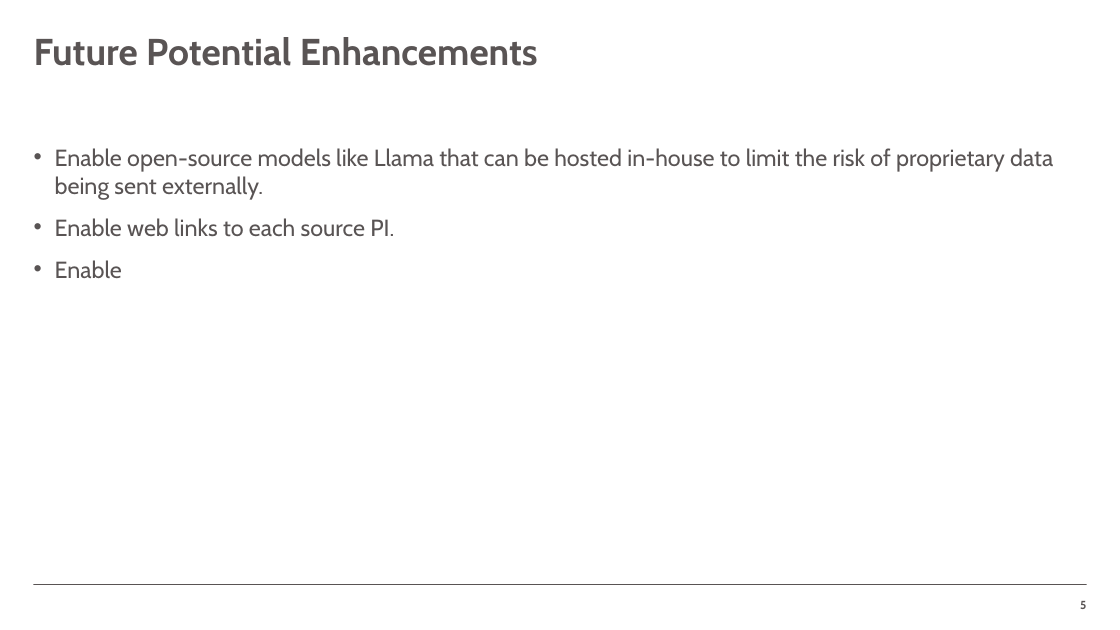
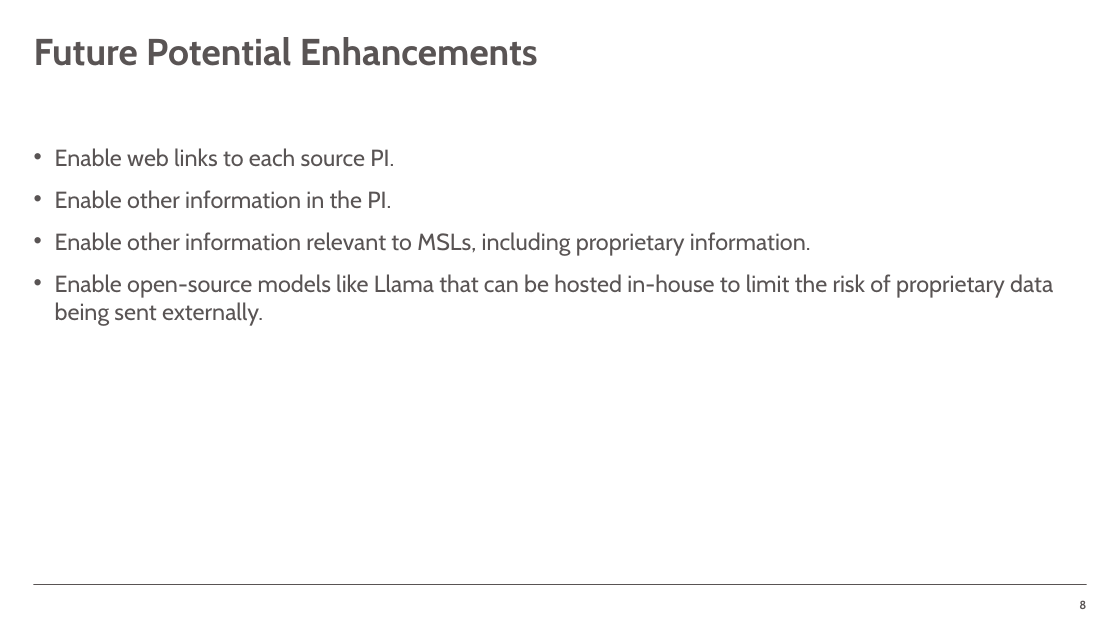
Before and after one commit to jcdlg/document-qa, a slide deck: slide 8 of ppt/msl-companion.pptx (slide 5 before the commit). Drawn at 1120x630 pixels with LibreOffice and Linux fonts; fonts in the diff are those of the drawing; background and template pictures are left out. Boxes give left, top, right and bottom in pixels: in the first picture for what was removed or moved away, otherwise in the second. Text is boxed around its words. In the diff, an @@ line names an element or a change of style, - is before the commit and + after.

```diff
--- a/ppt/msl-companion.pptx
+++ b/ppt/msl-companion.pptx
@@ text at [55, 148, 811, 256]: paragraphs added @@
+• Enable web links to each source PI.
+• Enable other information in the PI.
+• Enable other information relevant to MSLs, including proprietary information.
@@ text at [55, 218, 394, 278]: paragraphs removed @@
-• Enable web links to each source PI.
-• Enable
```
Also in this commit, not shown: 1 other slide changed, 4 slides added, 1 slide removed, 4 other files.
